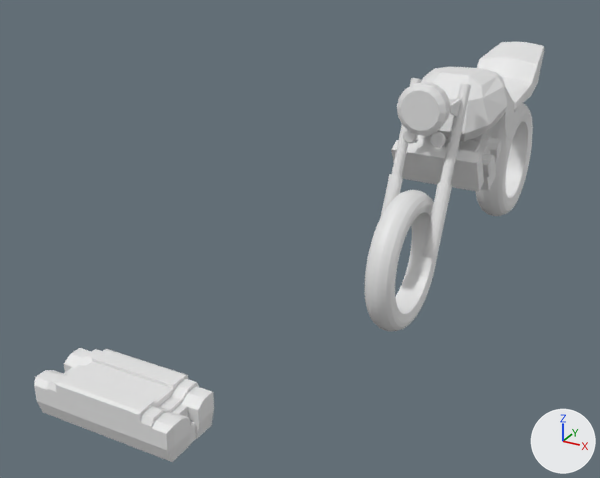
A saved change to the Blender file blender/cb400sf_main.blend.
The view is the same before and after, from a camera (50 mm lens) standing at (1106.0, -3673.0, 1731.0) and looking at (-343.0, -1038.0, 413.0). Every picture has the same lights, and +X, +Y and +Z are marked at lower right. The picture after the commit comes second.

In view in the first picture: '3.001', 'enjin.001', 'enjin.002', 'タイヤの断面', 'タイヤの断面.2', 'タンク', 'ラジエーター', '円柱', '円柱.001', '平面', '立方体.003', '立方体.004', '立方体.005', '立方体.006', '立方体.007'.
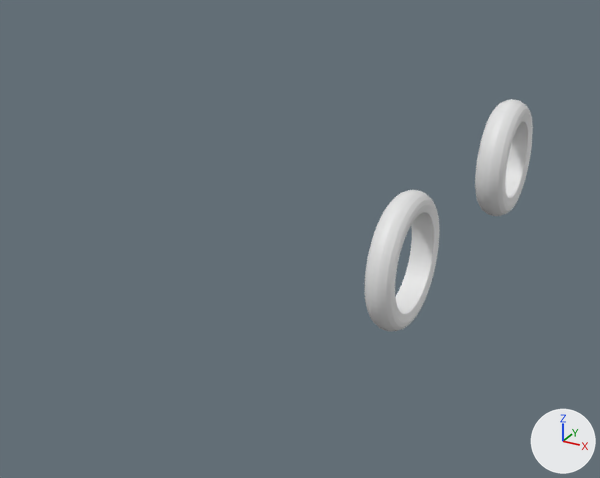
Patch to the scene script:
```diff
--- a/blender/cb400sf_main.blend.py
+++ b/blender/cb400sf_main.blend.py
@@ ob_3_001 @@
 ob_3_001.scale = (0.16, 0.0856, 0.11)
+ob_3_001.hide_set(True)
@@ ob_円柱 @@
 _m = ob_円柱.modifiers.new('ミラー', 'MIRROR')
+ob_円柱.hide_set(True)  # its collection is switched off
@@ ob_ラジエーター @@
 ob_ラジエーター.scale = (-0.187, -0.0317, -0.0815)
+ob_ラジエーター.hide_set(True)  # its collection is switched off
@@ ob_平面 @@
 _m = ob_平面.modifiers.new('ミラー', 'MIRROR')
 _m.use_axis = (False, False, True)
+ob_平面.hide_set(True)  # its collection is switched off
@@ ob_enjin_001 @@
 ob_enjin_001.scale = (0.11, 0.0856, 0.11)
+ob_enjin_001.hide_set(True)  # its collection is switched off
@@ ob_enjin_002 @@
 ob_enjin_002 = bpy.data.objects.new('enjin.002', me_立方体_017)
-ob_enjin_002.location = (4.0, -273.0, 615.0)
+ob_enjin_002.location = (0.0, -273.0, 615.0)
 ob_enjin_002.rotation_euler = (0.447, 0.0, 0.0)  # degrees (26, 0, 0)
 ob_enjin_002.scale = (0.11, 0.0856, 0.11)
+ob_enjin_002.hide_set(True)  # its collection is switched off
@@ ob_タンク @@
 ob_タンク.scale = (0.216, 0.311, 0.166)
+ob_タンク.hide_set(True)  # its collection is switched off
@@ ob_立方体_004 @@
 ob_立方体_004.scale = (0.154, 0.346, 0.351)
+ob_立方体_004.hide_set(True)  # its collection is switched off
@@ ob_立方体_005 @@
 ob_立方体_005.scale = (-0.0935, -0.0642, 0.107)
+ob_立方体_005.hide_set(True)  # its collection is switched off
@@ ob_立方体_007 @@
 _m = ob_立方体_007.modifiers.new('ミラー', 'MIRROR')
+ob_立方体_007.hide_set(True)  # its collection is switched off
@@ ob_円柱_001 @@
 _m = ob_円柱_001.modifiers.new('ミラー', 'MIRROR')
+ob_円柱_001.hide_set(True)  # its collection is switched off
@@ ob_立方体_003 @@
 _m = ob_立方体_003.modifiers.new('ミラー', 'MIRROR')
+ob_立方体_003.hide_set(True)  # its collection is switched off
@@ ob_立方体_006 @@
 _m = ob_立方体_006.modifiers.new('ミラー', 'MIRROR')
+ob_立方体_006.hide_set(True)  # its collection is switched off
```

Boxes [x1, y1, x2, y2] around the edits, measured in the pictures (600 x 478 px):
'enjin.001', hidden: before [34, 348, 214, 462]
'タンク', hidden: before [421, 67, 514, 141]
'ラジエーター', hidden: before [391, 140, 484, 192]
'立方体.004', hidden: before [477, 42, 544, 109]
'立方体.005', hidden: before [397, 82, 450, 136]
'円柱', hidden: before [392, 78, 471, 259]
'円柱.001', hidden: before [380, 174, 452, 259]
'enjin.002', hidden: before [413, 133, 501, 177]
'立方体.007', hidden: before [505, 104, 522, 140]
'立方体.003', hidden: before [403, 129, 446, 148]
'3.001', hidden (mostly hidden): before [481, 164, 496, 191]
'平面', hidden: before [449, 99, 461, 117]
'立方体.006', hidden: before [506, 134, 514, 152]
